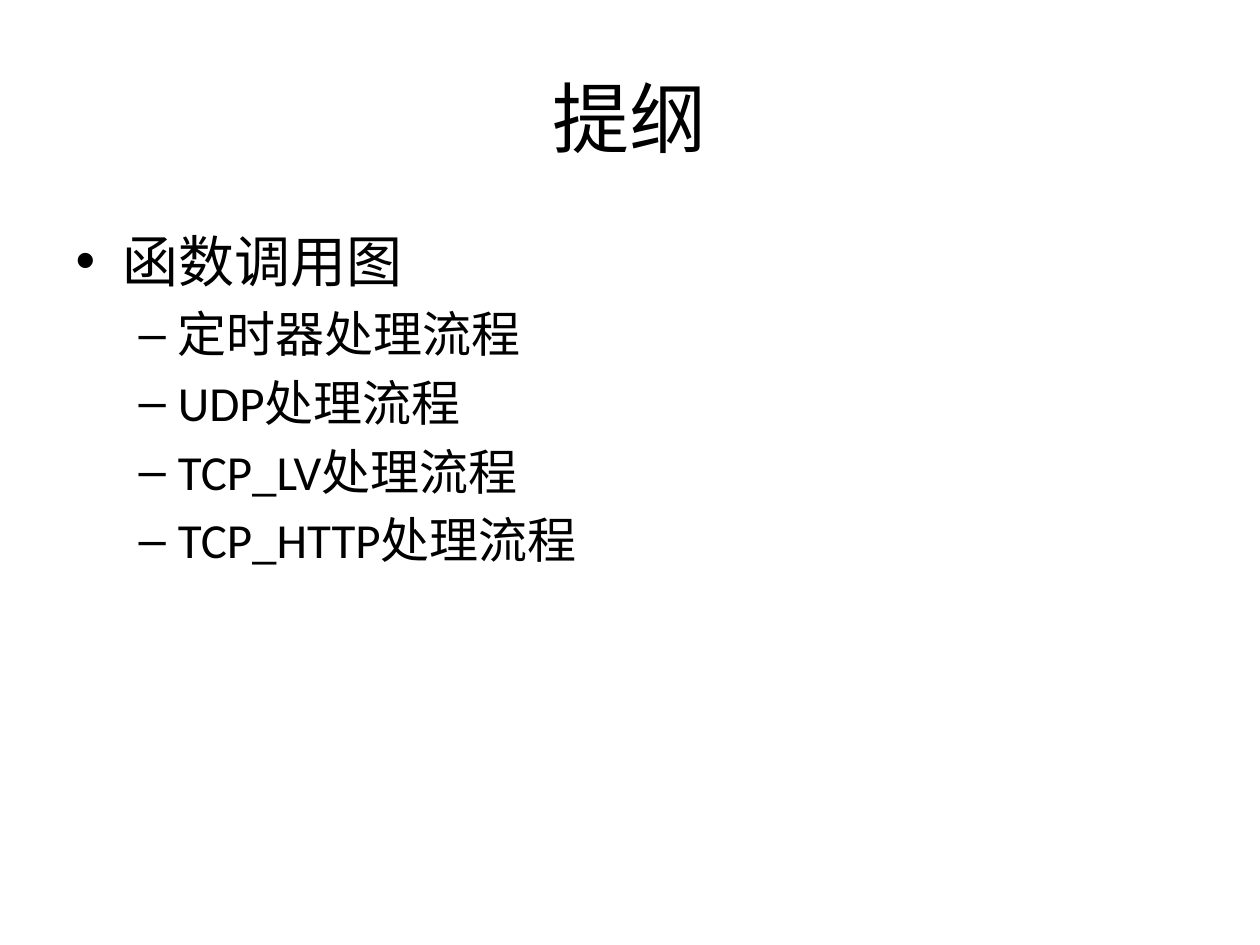
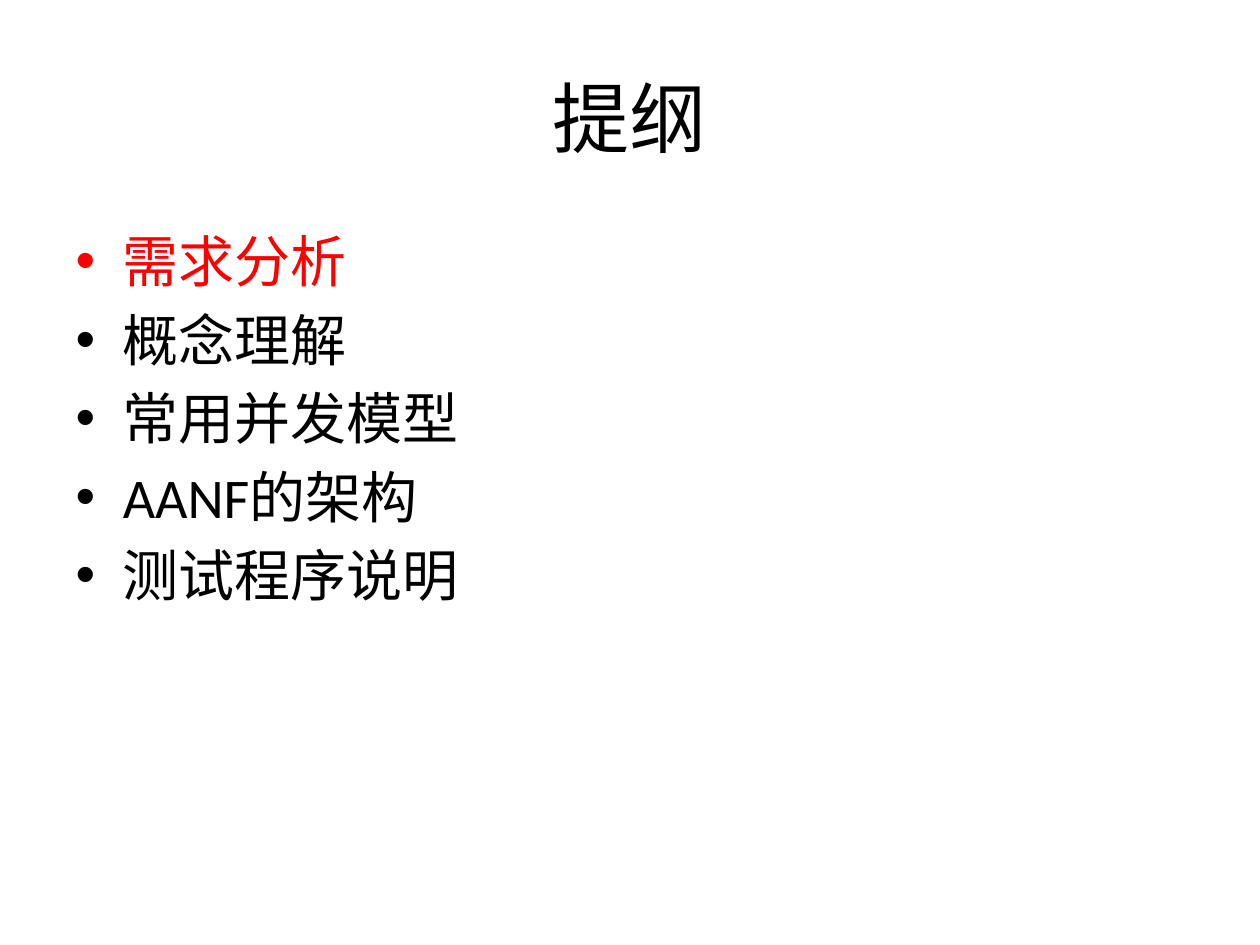
Before and after one commit to kkzhou/kknf, a slide deck: slide 2 of aanf/asio-based2/doc/asio-based AANF.pptx. Drawn at 1260x945 pixels with LibreOffice and Linux fonts; fonts in the diff are those of the drawing. Boxes give left, top, right and bottom in pixels: in the first picture for what was removed or moved away, otherwise in the second. Text is boxed around its words. In the diff, an @@ line names an element or a change of style, - is before the commit and + after.

```diff
--- a/aanf/asio-based2/doc/asio-based AANF.pptx
+++ b/aanf/asio-based2/doc/asio-based AANF.pptx
@@ text at (123,235,459,601): text changed; size 28 to 32 pt @@
-• 函数调用图
-  – 定时器处理流程
-  – UDP处理流程
-  – TCP_LV处理流程
-  – TCP_HTTP处理流程
+• 需求分析
+• 概念理解
+• 常用并发模型
+• AANF的架构
+• 测试程序说明
```
Also in this commit, not shown: 1 other slide changed, 27 slides added, 3 slides removed.
